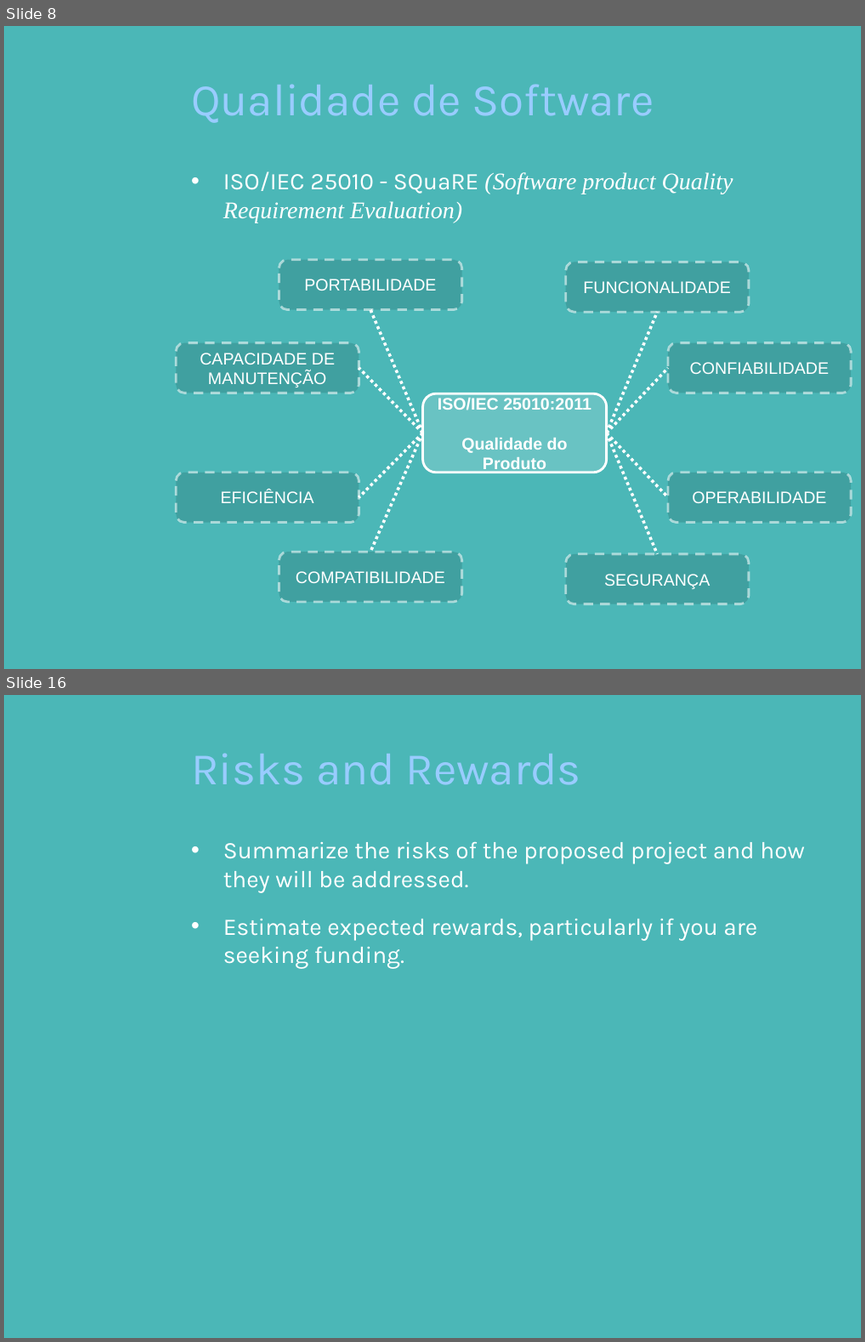
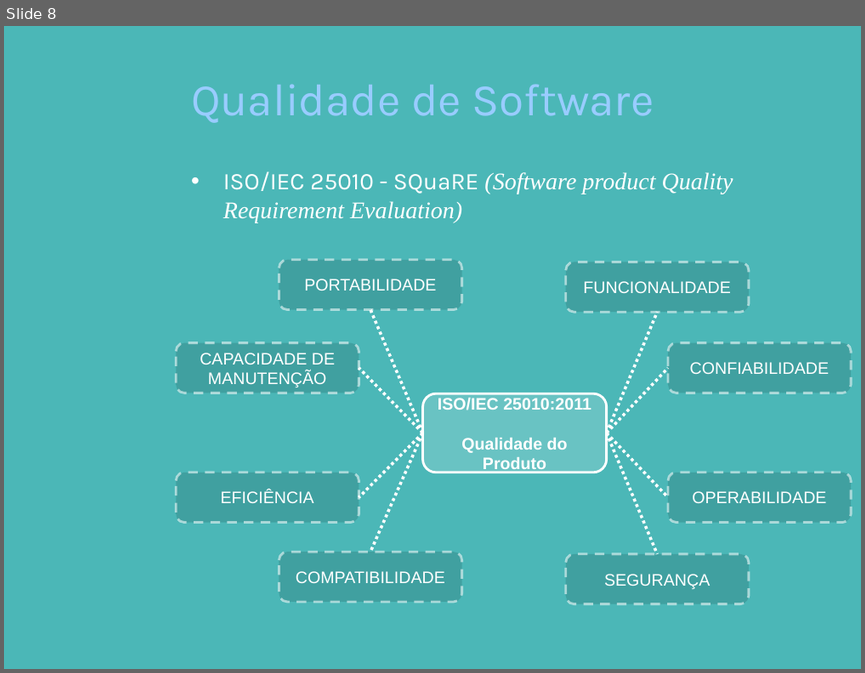
Before and after one commit to pddnew/monografia, a slide deck: presentation/presentation_1.0.0.pptx. Shown one above the other, each under a label of ours: slides 8 and 16 before the commit, slide 8 after it; the slides between them are not shown. The pictures are 865x1342 and 865x673 pixels, drawn with LibreOffice and Linux fonts; fonts in the diff are those of the drawing; background and template pictures are left out. Boxes give left, top, right and bottom in pixels: in the first picture for what was removed or moved away, otherwise in the second. Text is boxed around its words. In the diff, an @@ line names an element or a change of style, - is before the commit and + after.

```diff
--- a/presentation/presentation_1.0.0.pptx
+++ b/presentation/presentation_1.0.0.pptx
@@ slide 16 removed at [4,695,861,1338], background picture (left out) @@
@@ title removed at [191,753,581,785] @@
-Risks and Rewards
@@ text removed at [223,841,805,969] @@
-• Summarize the risks of the proposed project and how they will be addressed.
-• Estimate expected rewards, particularly if you are seeking funding.
```
Also in this commit, not shown: 2 slides changed, 10 slides added, 7 other slides removed.
